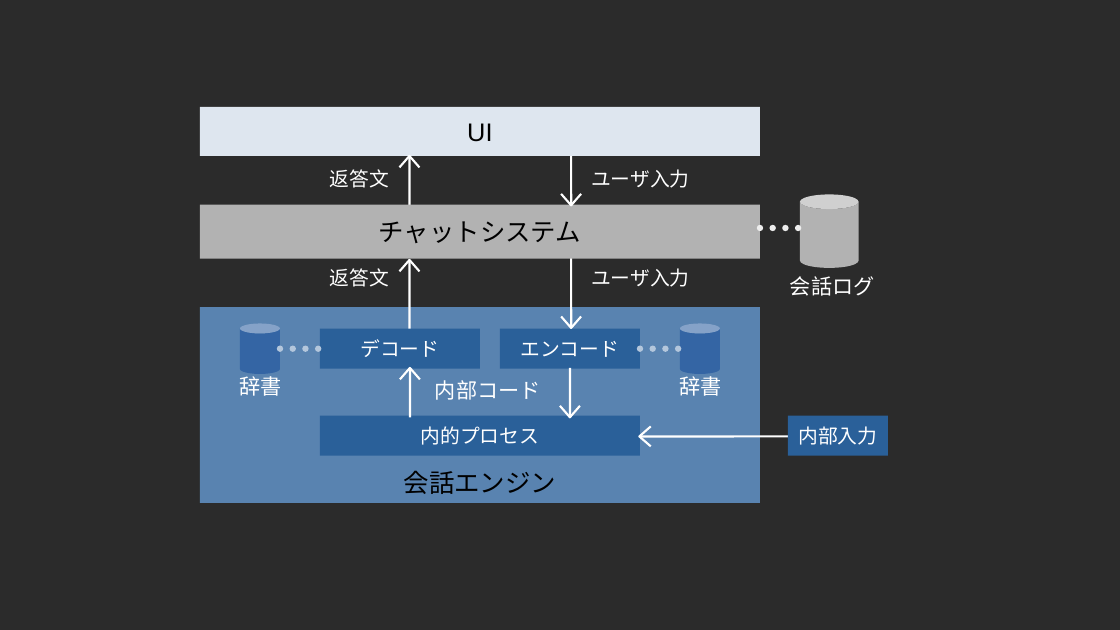
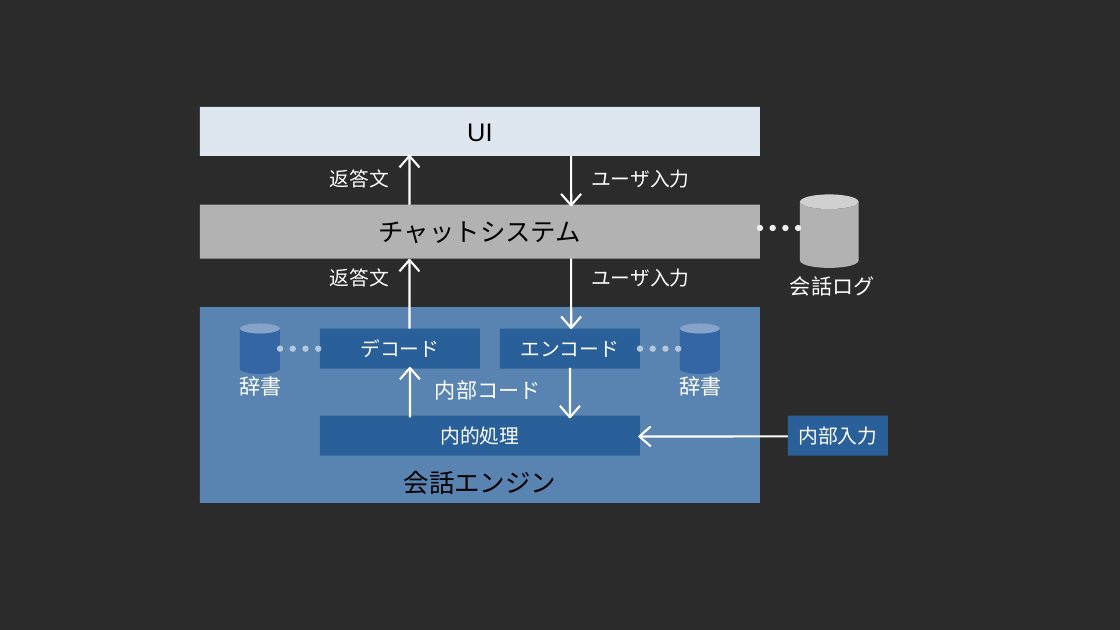
Before and after one commit to shinichi-kato/muno-site-scratch, a slide deck: slide 2 of static/原図.odp. Drawn at 1120x630 pixels with LibreOffice and Linux fonts; fonts in the diff are those of the drawing; background and template pictures are left out; a plain dark background stands for a picture behind light text. Boxes give left, top, right and bottom in pixels: in the first picture for what was removed or moved away, otherwise in the second. Text is boxed around its words. In the diff, an @@ line names an element or a change of style, - is before the commit and + after.

```diff
--- a/static/原図.odp
+++ b/static/原図.odp
@@ text in rectangle at (x1=440, y1=426, x2=519, y2=445): text changed @@
-内的プロセス
+内的処理
```
Also in this commit, not shown: 1 other slide changed, 13 other files.
